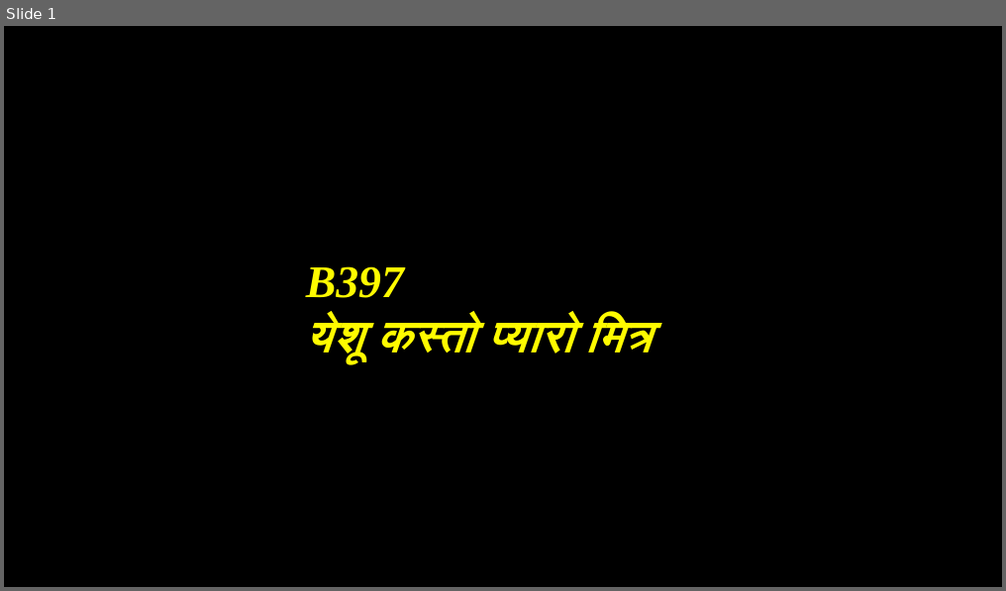
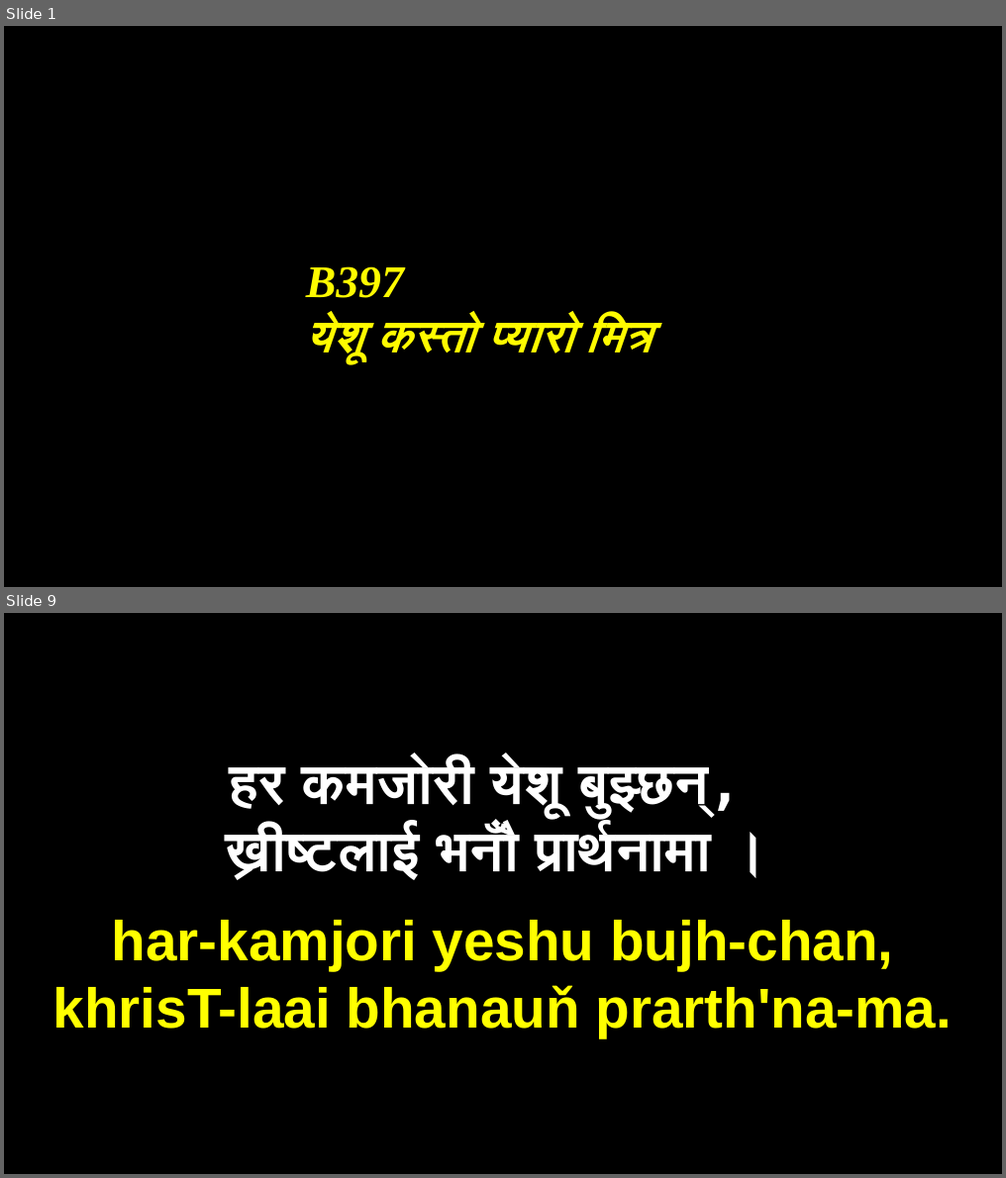
Before and after one commit to sujanay/Nepali-christian-songs-slides, a slide deck: Bhajan/B397 - येशू कस्तो प्यारो मित्र.pptx. Shown one above the other, each under a label of ours: slide 1 before the commit, slides 1 and 9 after it; the slides between them are not shown. The pictures are 1006x591 and 1006x1178 pixels, drawn with LibreOffice and Linux fonts; fonts in the diff are those of the drawing. Boxes give left, top, right and bottom in pixels: in the first picture for what was removed or moved away, otherwise in the second. Text is boxed around its words. In the diff, an @@ line names an element or a change of style, - is before the commit and + after.

```diff
--- a/Bhajan/B397 - येशू कस्तो प्यारो मित्र.pptx
+++ b/Bhajan/B397 - येशू कस्तो प्यारो मित्र.pptx
@@ slide 9 added at bbox=[4, 613, 1002, 1174], background #000000 @@
@@ text added at bbox=[54, 760, 951, 1038], 54 pt, text #FFFF00, bold @@
+हर कमजोरी येशू बुझ्छन्‌,
+ख्रीष्टलाई भनौँ प्रार्थनामा ।
+har-kamjori yeshu bujh-chan,
+khrisT-laai bhanauň prarth'na-ma.
```
Also in this commit, not shown: 6 slides changed, 5 other slides added, 2 other files.
